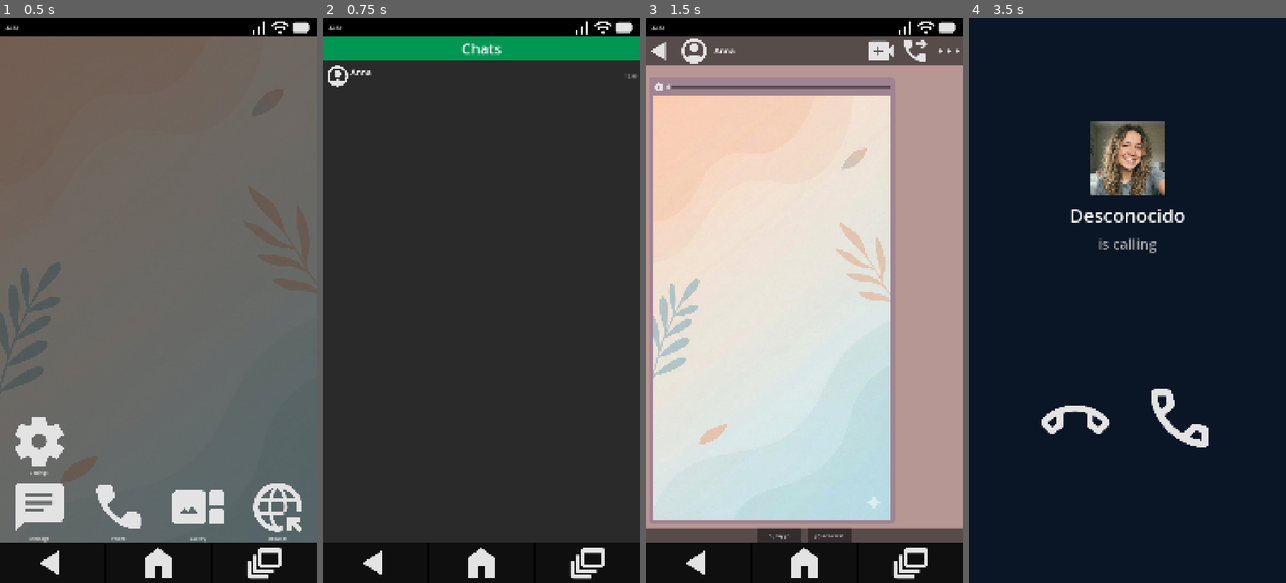
Above: before the commit, frames 1-4 (left to right).
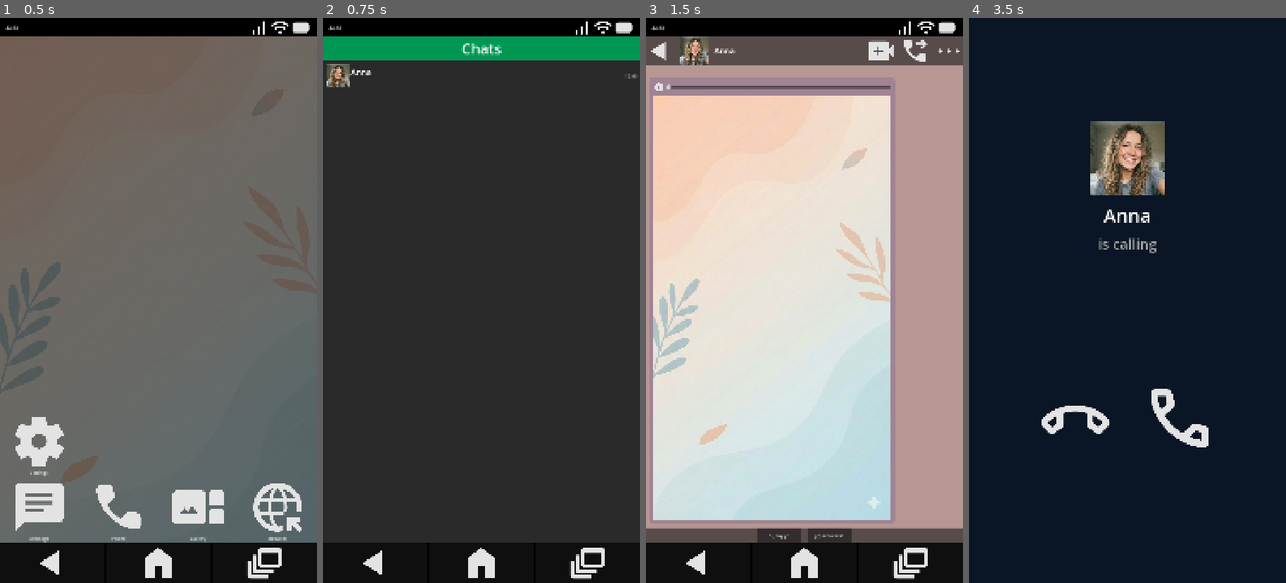
Above: after the commit, the same moments.

Repository: AlfredoCamarena/GD-Phone
Game: Godot game, scene res://_System/Main/main.tscn
Same seed, same stepped clock (60 frames per second), same inputs: the game is played once before the commit and once after it. Sound files missing from this copy of the repository are replaced by a short silence.
Inputs (mouse positions are in pixels of both pictures, inside the frame that each line leads up to):
- Up to frame 1 (0.5 s): no input
- Up to frame 2 (0.75 s): click "Message" at 0.5 s
- Up to frame 3 (1.5 s): click (804, 74) at 1.25 s
- Up to frame 4 (3.5 s): click (981, 85) at 2 s; click (981, 85) at 2.75 s

Frame 1 is identical in both runs. In frame 2, 0.3% of the frame differs, in the area x 1-9%, y 8-13%; in frame 3, 0.4%; in frame 4, 0.5%, in the area x 32-68%, y 33-37%.

Commit message:
Add new resource ContactData

Diff:
--- a/Apps/1_Chat/ChatDetail/chat_detail.gd
+++ b/Apps/1_Chat/ChatDetail/chat_detail.gd
@@ -27,9 +27,9 @@
 
 
 func setup(chat_data: ChatData) -> void:
-	name_label.text = chat_data.contact_name
-	if chat_data.profile_pic:
-		avatar.texture = chat_data.profile_pic
+	name_label.text = chat_data.contact.name
+	if chat_data.contact.avatar:
+		avatar.texture = chat_data.contact.avatar
 
 	for child in messages_container.get_children():
 		child.queue_free()
--- a/Apps/1_Chat/ChatRow/chat_row.gd
+++ b/Apps/1_Chat/ChatRow/chat_row.gd
@@ -12,9 +12,9 @@
 func setup(data: ChatData) -> void:
 	chat_data = data
 
-	name_label.text = data.contact_name
-	if data.profile_pic:
-		avatar.texture = data.profile_pic
+	name_label.text = data.contact.name
+	if data.contact.avatar:
+		avatar.texture = data.contact.avatar
 
 	if data.conversation.size() > 0:
 		var last_msg := data.conversation[-1]
--- a/GameContent/Data/Chats/anna_chat.tres
+++ b/GameContent/Data/Chats/anna_chat.tres
@@ -1,12 +1,12 @@
 [gd_resource type="Resource" script_class="ChatData" load_steps=5 format=3 uid="uid://clov4e5f75fxj"]
 
 [ext_resource type="Script" uid="uid://dbte7kxlkuhtf" path="res://_System/Resources/MessageData.gd" id="1_4bhi4"]
+[ext_resource type="Resource" uid="uid://lwm2mkknndkv" path="res://GameContent/Data/Contacts/anna.tres" id="1_sgpfg"]
 [ext_resource type="Resource" uid="uid://w3jk8n06ho3m" path="res://GameContent/Data/Messages/Anna/1_hola.tres" id="2_lkk1x"]
 [ext_resource type="Script" uid="uid://r6alea8oi7u3" path="res://_System/Resources/ChatData.gd" id="2_pejcp"]
-[ext_resource type="Texture2D" uid="uid://fi042hb8xr13" path="res://_Assets/Image/Avatars 256x256/default_avatar.png" id="4_0na06"]
 
 [resource]
 script = ExtResource("2_pejcp")
-contact_name = "Anna"
+contact = ExtResource("1_sgpfg")
 conversation = Array[ExtResource("1_4bhi4")]([ExtResource("2_lkk1x")])
 metadata/_custom_type_script = "uid://r6alea8oi7u3"
--- /dev/null
+++ b/GameContent/Data/Contacts/anna.tres
@@ -0,0 +1,12 @@
+[gd_resource type="Resource" script_class="ContactData" load_steps=3 format=3 uid="uid://lwm2mkknndkv"]
+
+[ext_resource type="Script" uid="uid://6vrt1kuh11y8" path="res://_System/Resources/ContactData.gd" id="1_67xu0"]
+[ext_resource type="Texture2D" uid="uid://ci66iqa3osxfo" path="res://GameContent/Assets/Images/Profiles/contact2.png" id="1_kcx8h"]
+
+[resource]
+script = ExtResource("1_67xu0")
+id = "anna"
+name = "Anna"
+avatar = ExtResource("1_kcx8h")
+phone_number = "333 333 3333"
+metadata/_custom_type_script = "uid://6vrt1kuh11y8"
--- a/GameContent/Data/Events/test_call.tres
+++ b/GameContent/Data/Events/test_call.tres
@@ -1,7 +1,7 @@
 [gd_resource type="Resource" script_class="StoryEvent" load_steps=3 format=3 uid="uid://bl33yeocr7lh5"]
 
 [ext_resource type="Script" uid="uid://dofwkmp0uh75t" path="res://_System/Resources/StoryEvent.gd" id="1_u62xm"]
-[ext_resource type="Texture2D" uid="uid://ci66iqa3osxfo" path="res://GameContent/Assets/Images/Profiles/contact2.png" id="2_aposi"]
+[ext_resource type="Resource" uid="uid://lwm2mkknndkv" path="res://GameContent/Data/Contacts/anna.tres" id="2_aposi"]
 
 [resource]
 script = ExtResource("1_u62xm")
--- a/_System/Main/main.gd
+++ b/_System/Main/main.gd
@@ -29,5 +29,5 @@
 		child.queue_free()
 
 
-func _on_event_call(contact_name: String, photo: Texture2D, voice_audio: AudioStream) -> void:
-	call_screen.start_call(voice_audio, contact_name, photo)
+func _on_event_call(contact: ContactData, voice_audio: AudioStream) -> void:
+	call_screen.start_call(contact, voice_audio)
--- a/_System/Overlays/CallScreen/call_screen.gd
+++ b/_System/Overlays/CallScreen/call_screen.gd
@@ -16,11 +16,11 @@
 var is_active_call := false
 var call_duration := 0.0
 
-func start_call(voice_audio: AudioStream, contact_name: String = "Unkown", photo: Texture2D = null) -> void:
+func start_call(contact: ContactData, voice_audio: AudioStream) -> void:
 	voice_player.stream = voice_audio
-	name_label.text = contact_name
-	if photo:
-		photo_rect.texture = photo
+	name_label.text = contact.name
+	if contact.avatar:
+		photo_rect.texture = contact.avatar
 
 	_reset_ui()
 
--- a/_System/Resources/ChatData.gd
+++ b/_System/Resources/ChatData.gd
@@ -1,10 +1,8 @@
 class_name ChatData
 extends Resource
 
-@export_group("Perfil de Contacto")
-@export var contact_name := "Desconocido"
-@export var profile_pic := preload("uid://fi042hb8xr13")
-@export var contact_id := "unique_id_001"
+@export_group("Contact")
+@export var contact: ContactData
 @export_group("Historial")
 @export var conversation: Array[MessageData]
 @export_group("Estado")
--- /dev/null
+++ b/_System/Resources/ContactData.gd
@@ -0,0 +1,7 @@
+class_name ContactData
+extends Resource
+
+@export var id: String
+@export var name: String
+@export var avatar: Texture2D
+@export var phone_number: String
--- a/_System/_Autoloads/event_manager.gd
+++ b/_System/_Autoloads/event_manager.gd
@@ -1,6 +1,6 @@
 extends Node
 
-signal trigger_call(contact_name: String, photo: Texture2D, voice: AudioStream)
+signal trigger_call(contact: ContactData, voice: AudioStream)
 signal trigger_photo_unlock(photo_data: PhotoData)
 signal trigger_notification(title: String, body: String)
 
@@ -10,9 +10,10 @@
 
 	match event.type:
 		StoryEvent.Type.INCOMING_CALL:
-			# TODO: mejorarar la lógica creando un nuevo recurso
-			if event.target_resource is Texture2D:
-				trigger_call.emit("Desconocido", event.target_resource, null)
+			if event.target_resource is ContactData:
+				trigger_call.emit(event.target_resource, null)
+			else:
+				push_error("The Incoming Call event must have a target resource of type ContactData")
 		StoryEvent.Type.UNLOCK_PHOTO:
 			pass
 		StoryEvent.Type.NOTIFICATION:
Not shown, added: _System/Resources/ContactData.gd.uid
